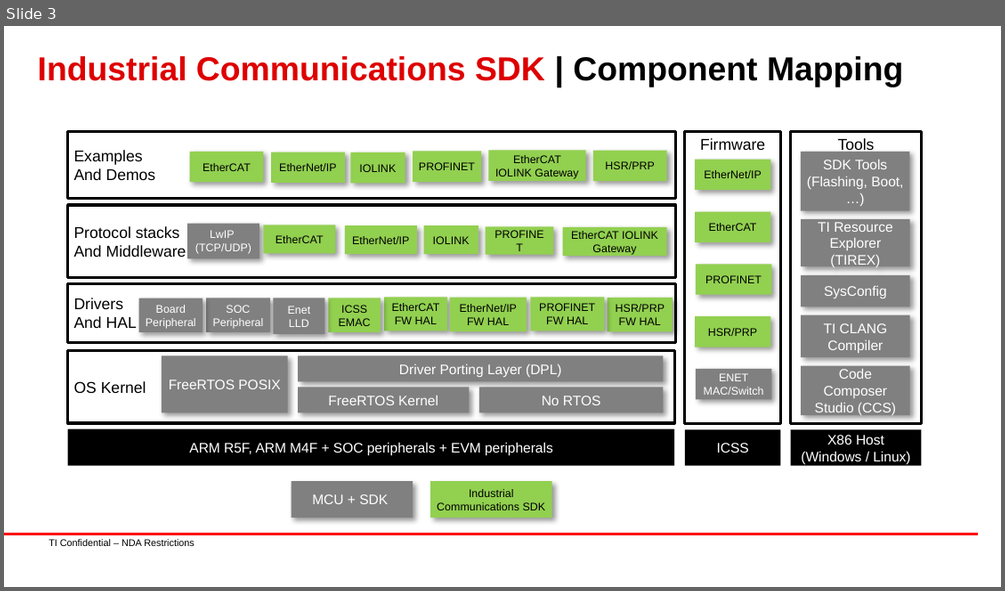
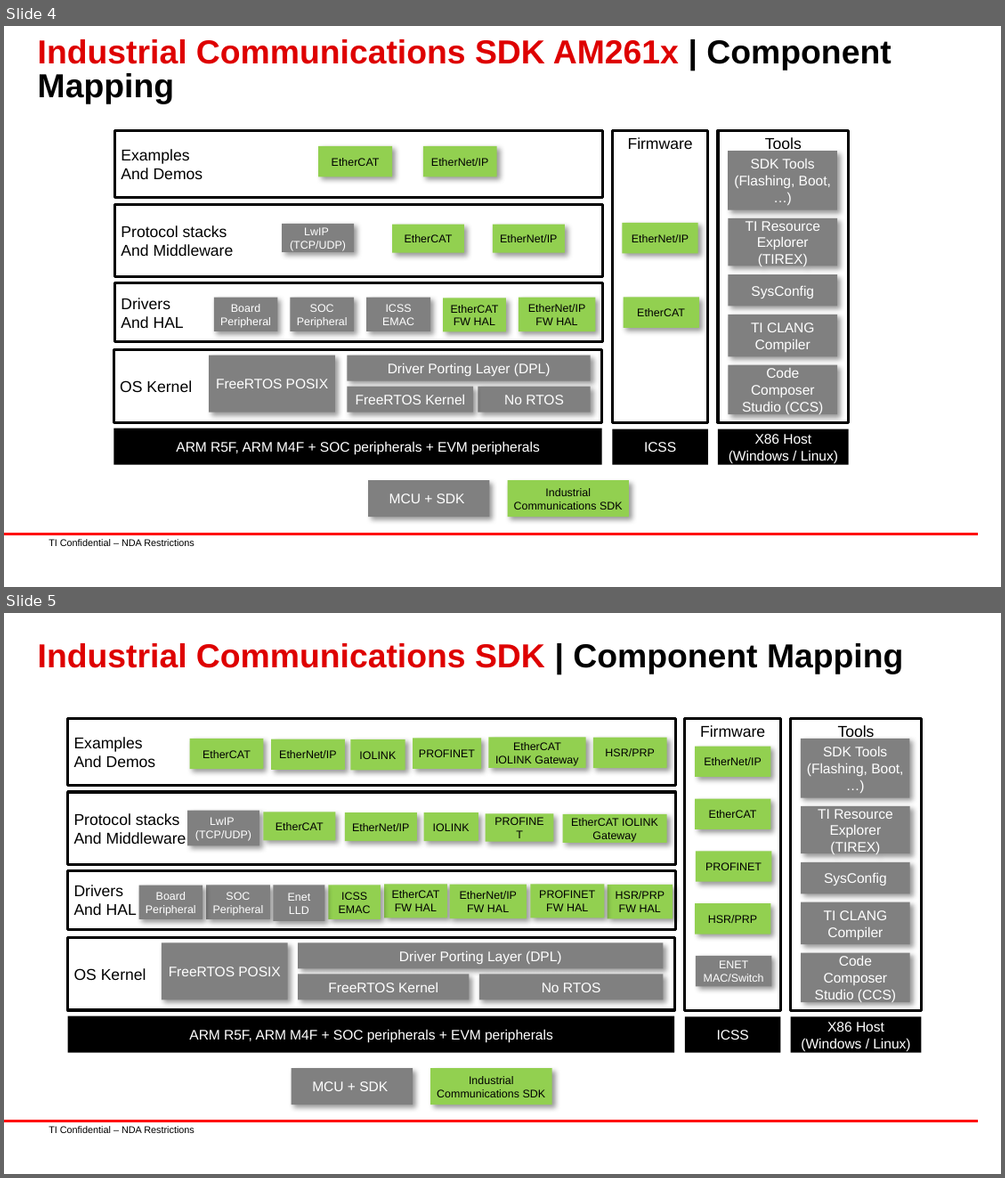
Before and after one commit to TexasInstruments/ind-comms-sdk, a slide deck: docs_src/docs/api_guide/images/images.pptx. Shown one above the other, each under a label of ours: slide 3 before the commit, slides 4 and 5 after it. The pictures are 1005x591 and 1005x1178 pixels, drawn with LibreOffice and Linux fonts; fonts in the diff are those of the drawing; background and template pictures are left out. Boxes give left, top, right and bottom in pixels: in the first picture for what was removed or moved away, otherwise in the second. Text is boxed around its words. In the diff, an @@ line names an element or a change of style, - is before the commit and + after.

Commit message:
am263px/am261x: docs: update the SDK component mapping
- update the SDK block diagram to reflect current SDK status
- states support for the EthernetIP FWHAL and Demos, IOLink demo

Fixes: PINDSW-8335

```diff
--- a/docs_src/docs/api_guide/images/images.pptx
+++ b/docs_src/docs/api_guide/images/images.pptx
@@ slide 4 added at [4, 26, 1001, 587], background #FFFFFF; not listed: 2 template elements that a slide beside it also shows @@
@@ title added at [38, 39, 890, 104], 24 pt, text #DE0000, bold @@
+Industrial Communications SDK AM261x | Component Mapping
@@ rectangle added at [114, 131, 603, 198], outline #000000 2 pt, 11.2 pt, text #000000 @@
+Examples
+And Demos
@@ rectangle added at [612, 131, 708, 423], outline #000000 2 pt, 11.2 pt, text #000000 @@
+Firmware
@@ rectangle added at [718, 131, 849, 423], outline #000000 2 pt, 11.2 pt, text #000000 @@
+Tools
@@ rectangle added at [318, 147, 392, 177], fill #92D050, 8 pt, text #000000 @@
+EtherCAT
@@ rectangle added at [422, 147, 496, 177], fill #92D050, 8 pt, text #000000 @@
+EtherNet/IP
@@ rectangle added at [728, 151, 837, 210], fill #808080, 10 pt, text #FFFFFF @@
+SDK Tools (Flashing, Boot, …)
@@ rectangle added at [114, 204, 603, 277], outline #000000 2 pt, 11.2 pt, text #000000 @@
+Protocol stacks
+And Middleware
@@ rectangle added at [282, 224, 354, 252], fill #808080, 8 pt, text #FFFFFF @@
+LwIP (TCP/UDP)
@@ rectangle added at [392, 224, 463, 253], fill #92D050, 8 pt, text #000000 @@
+EtherCAT
@@ rectangle added at [493, 224, 564, 253], fill #92D050, 8 pt, text #000000 @@
+EtherNet/IP
@@ rectangle added at [622, 223, 698, 253], fill #92D050, 8 pt, text #000000 @@
+EtherNet/IP
@@ rectangle added at [728, 218, 837, 266], fill #808080, 10 pt, text #FFFFFF @@
+TI Resource Explorer (TIREX)
@@ rectangle added at [114, 282, 603, 341], outline #000000 2 pt, 11.2 pt, text #000000 @@
+Drivers
+And HAL
@@ rectangle added at [728, 274, 837, 306], fill #808080, 10 pt, text #FFFFFF @@
+SysConfig
@@ rectangle added at [214, 297, 278, 331], fill #808080, 8 pt, text #FFFFFF @@
+Board Peripheral
@@ rectangle added at [290, 297, 354, 331], fill #808080, 8 pt, text #FFFFFF @@
+SOC Peripheral
@@ rectangle added at [367, 297, 430, 331], fill #808080, 8 pt, text #FFFFFF @@
+ICSS EMAC
@@ rectangle added at [443, 298, 505, 332], fill #92D050, 8 pt, text #000000 @@
+EtherCAT FW HAL
@@ rectangle added at [518, 297, 595, 331], fill #92D050, 8 pt, text #000000 @@
+EtherNet/IP FW HAL
@@ rectangle added at [623, 297, 699, 328], fill #92D050, 8 pt, text #000000 @@
+EtherCAT
@@ rectangle added at [728, 314, 837, 356], fill #808080, 10 pt, text #FFFFFF @@
+TI CLANG Compiler
@@ rectangle added at [113, 350, 602, 423], outline #000000 2 pt, 11.2 pt, text #000000 @@
+OS Kernel
@@ rectangle added at [210, 355, 335, 411], fill #808080, 10 pt, text #FFFFFF @@
+FreeRTOS POSIX
@@ rectangle added at [347, 355, 591, 381], fill #808080, 10 pt, text #FFFFFF @@
+Driver Porting Layer (DPL)
@@ rectangle added at [728, 365, 837, 415], fill #808080, 10 pt, text #FFFFFF @@
+Code Composer Studio (CCS)
@@ rectangle added at [347, 386, 472, 411], fill #808080, 10 pt, text #FFFFFF @@
+FreeRTOS Kernel
@@ rectangle added at [477, 386, 591, 411], fill #808080, 10 pt, text #FFFFFF @@
+No RTOS
@@ rectangle added at [113, 427, 602, 465], fill #000000, 10 pt, text #FFFFFF @@
+ARM R5F, ARM M4F + SOC peripherals + EVM peripherals
@@ rectangle added at [612, 428, 708, 465], fill #000000, 10 pt, text #FFFFFF @@
+ICSS
@@ rectangle added at [718, 428, 849, 465], fill #000000, 10 pt, text #FFFFFF @@
+X86 Host (Windows / Linux)
@@ rectangle added at [368, 481, 489, 517], fill #808080, 10 pt, text #FFFFFF @@
+MCU + SDK
@@ rectangle added at [508, 481, 629, 517], fill #92D050, 8 pt, text #000000 @@
+Industrial Communications SDK
@@ what was slide 3 is now slide 5 @@
```
Also in this commit, not shown: 1 other slide added, 2 other files.
